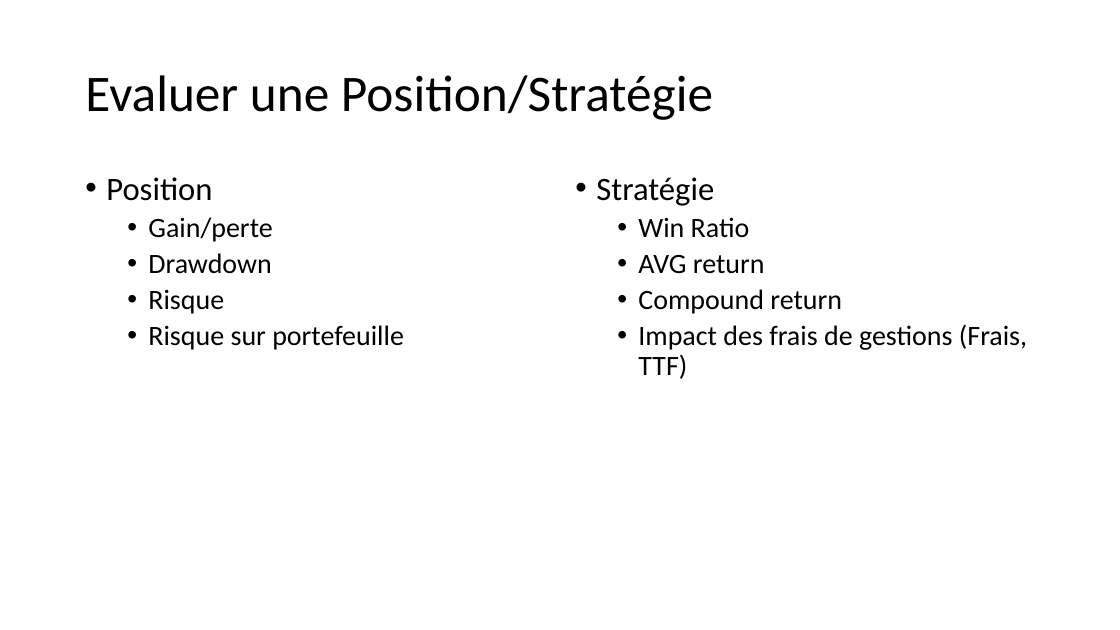
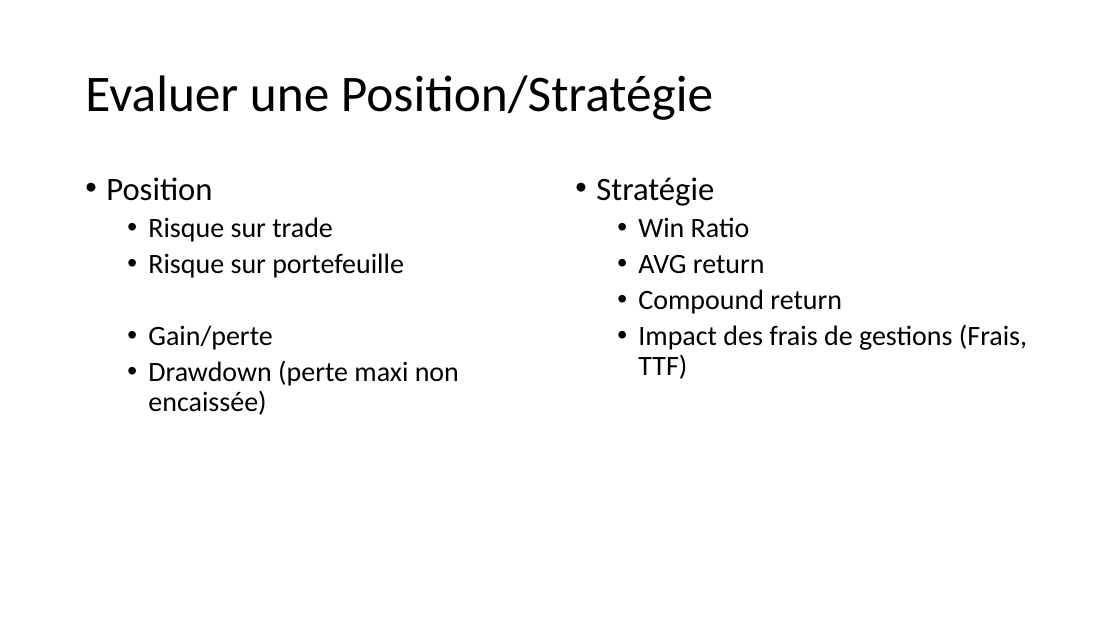
Before and after one commit to dadelcarbo/UltimateChartistRoot, a slide deck: slide 11 of Formation/Formation Bourse.pptx. Drawn at 1120x630 pixels with LibreOffice and Linux fonts; fonts in the diff are those of the drawing. Boxes give left, top, right and bottom in pixels: in the first picture for what was removed or moved away, otherwise in the second. Text is boxed around its words. In the diff, an @@ line names an element or a change of style, - is before the commit and + after.

```diff
--- a/Formation/Formation Bourse.pptx
+++ b/Formation/Formation Bourse.pptx
@@ text at (148,217,404,278): paragraphs added @@
+  • Risque sur trade
+  • Risque sur portefeuille
@@ text at (148,360,459,415): text changed @@
-  • Drawdown
-  • Risque
-  • Risque sur portefeuille
+  • Drawdown (perte maxi non encaissée)
```
Also in this commit, not shown: 1 other slide changed, 2 slides added, 1 slide removed, 9 other files.
